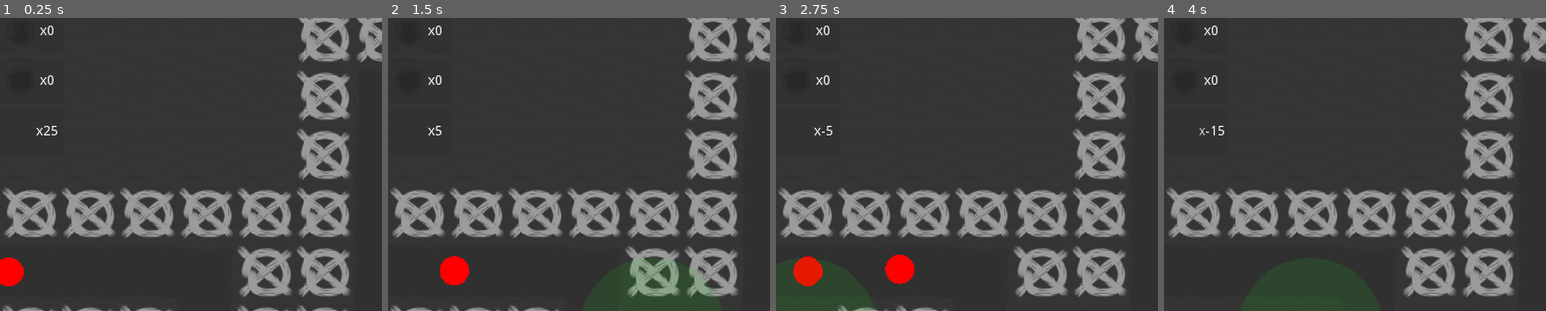
Above: before the commit, frames 1-4 (left to right).
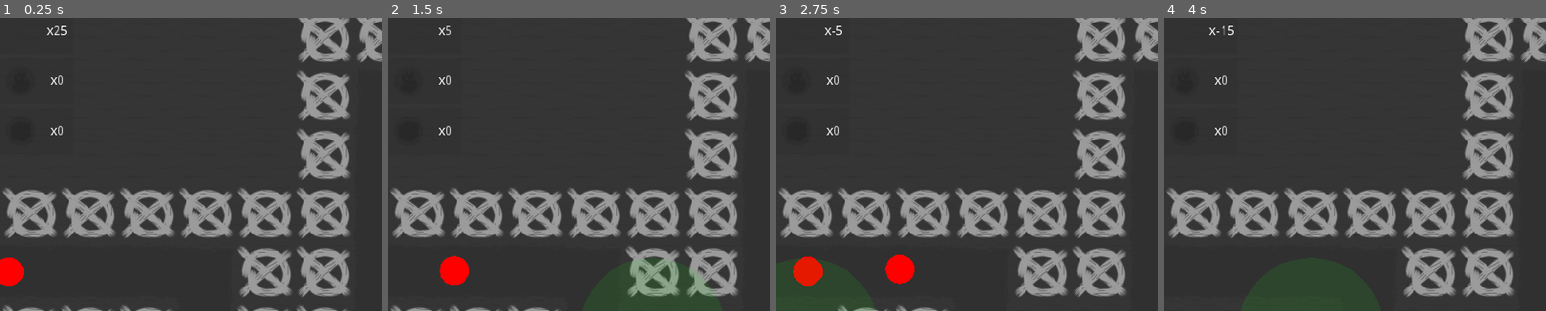
Above: after the commit, the same moments.

Repository: clprod/PAJJam
Game: Godot game, scene res://scenes/game.tscn
Two runs of this game, one before a commit and one after it. Both use one fixed random seed, a clock stepped at 60 frames per second and the inputs below.
Inputs (mouse positions are % of the whole screen's width and height, from its top left):
- Up to frame 1 (0.25 s): no input
- Up to frame 2 (1.5 s): move the mouse to (42, 55) at 0.52 s; click (42, 55) at 0.67 s; move the mouse to (35, 55) at 1.27 s; click (35, 55) at 1.42 s
- Up to frame 3 (2.75 s): move the mouse to (4, 55) at 2.02 s; click (4, 55) at 2.17 s
- Up to frame 4 (4 s): move the mouse to (12, 55) at 2.77 s; click (12, 55) at 2.92 s; move the mouse to (19, 55) at 3.52 s; click (19, 55) at 3.67 s
The pictures show only the part of the screen within x 0-50%, y 2-52%; the shares and areas given below are measured in that part.

The runs differ from the first frame. In frame 1, 0.4% of the frame differs, in the area x 9-18%, y 2-41%; in frame 2, 0.3%; in frame 3, 0.3%; in frame 4, 0.3%.

Commit message:
remove prints

Diff:
--- a/scenes/game.tscn
+++ b/scenes/game.tscn
@@ -44,6 +44,9 @@
 [node name="ressource_fire" parent="ui" index="1" instance=ExtResource( 5 )]
 
 editor/display_folded = true
+margin_top = 54.0
+margin_bottom = 104.0
+_sections_unfolded = [ "Rect", "Size Flags" ]
 
 [node name="TextureRect" parent="ui/ressource_fire/Panel" index="0"]
 
@@ -52,8 +55,9 @@
 [node name="ressource_ice" parent="ui" index="2" instance=ExtResource( 5 )]
 
 editor/display_folded = true
-margin_top = 54.0
-margin_bottom = 104.0
+margin_top = 109.0
+margin_bottom = 159.0
+_sections_unfolded = [ "Rect", "Size Flags" ]
 
 [node name="TextureRect" parent="ui/ressource_ice/Panel" index="0"]
 
@@ -62,8 +66,7 @@
 [node name="ressource_wood" parent="ui" index="3" instance=ExtResource( 5 )]
 
 editor/display_folded = true
-margin_top = 109.0
-margin_bottom = 159.0
+_sections_unfolded = [ "Rect", "Size Flags" ]
 
 [connection signal="fire_changed" from="." to="ui/ressource_fire" method="set_amount"]
 
--- a/scenes/ui/ressource.tscn
+++ b/scenes/ui/ressource.tscn
@@ -29,6 +29,7 @@
 anchor_top = 0.0
 anchor_right = 1.0
 anchor_bottom = 1.0
+margin_right = 11.0
 rect_pivot_offset = Vector2( 0, 0 )
 rect_clip_content = false
 mouse_filter = 2
--- a/scripts/projectile.gd
+++ b/scripts/projectile.gd
@@ -4,14 +4,10 @@
 var velocity = Vector2()
 var direction = Vector2()
 
-func _ready():
-	print("Creation d'un projectile")
-
 func _process(delta):
 	velocity = direction * speed * delta
 	var collision = move_and_collide(velocity)
 	if collision != null:
-		print("collision")
 		collision.collider.get_parent().take_damages(5)
 		queue_free()
 
--- a/scripts/tower.gd
+++ b/scripts/tower.gd
@@ -15,6 +15,8 @@
 
 func _ready():
 	current_durability = durability
+	if not aoe:
+		$Sprite/Sprite.rotate(deg2rad(randi() % 360))
 
 func _process(delta):
 	attack_timer -= delta
@@ -41,12 +43,10 @@
 			durability_control.show()
 
 func attack_all():
-	print("attack all")
 	for e in $Area2DRange.get_overlapping_bodies():
 		e.get_parent().take_damages(5)
 
 func attack_one():
-	print("attack one")
 	var to_attack = find_last()
 
 	var projectile = projectile_scene.instance()
@@ -73,8 +73,6 @@
 func _draw():
 	if aoe:
 		draw_circle(Vector2(), 16, Color(0, 0, 1))
-	else:
-		draw_circle(Vector2(), 16, Color(0, 0.3, 0.3))
 
 	if show_infos:
 		draw_circle(Vector2(), $Area2DRange/CollisionShape2D.shape.radius, Color(0, 1, 0, 0.1))
--- a/scripts/tower_place.gd
+++ b/scripts/tower_place.gd
@@ -5,7 +5,6 @@
 
 func _on_Area2D_input_event(viewport, event, shape_idx):
 	if event is InputEventMouseButton and event.pressed:
-		print("show construct menu")
 		var tower
 		if randi() % 100  < 50:
 			tower = aoe_tower_base.instance()
